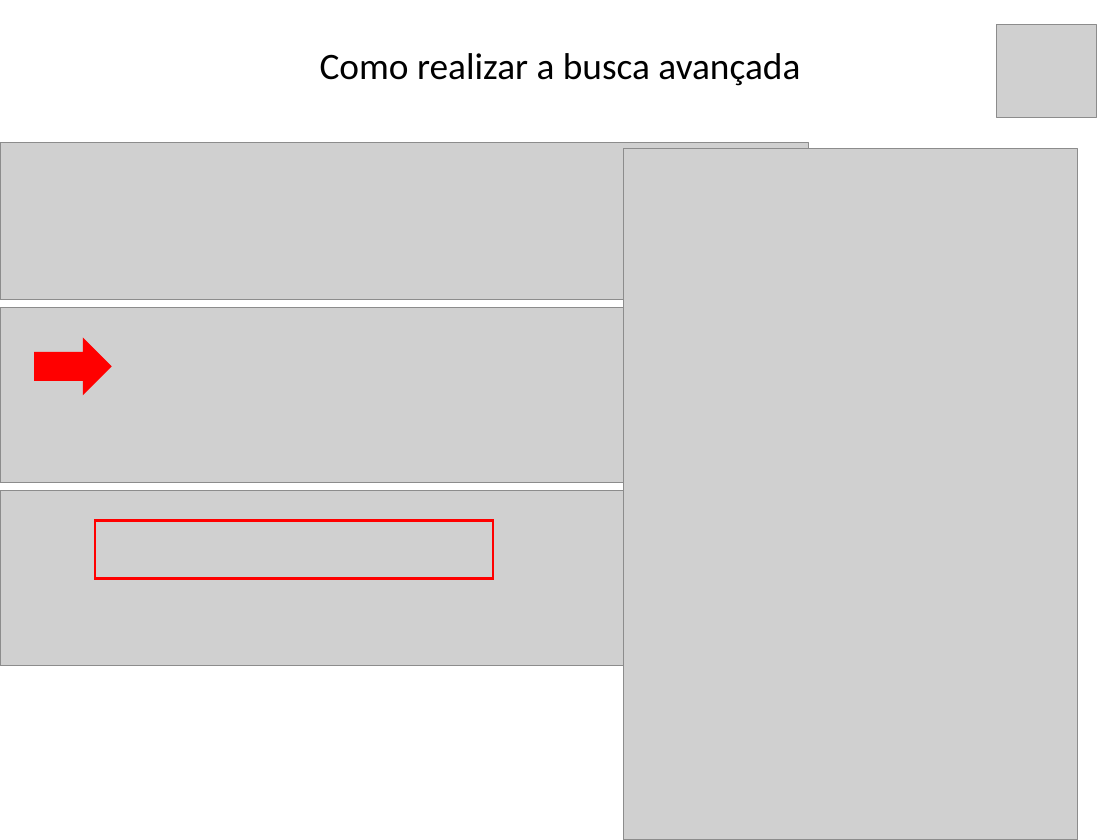
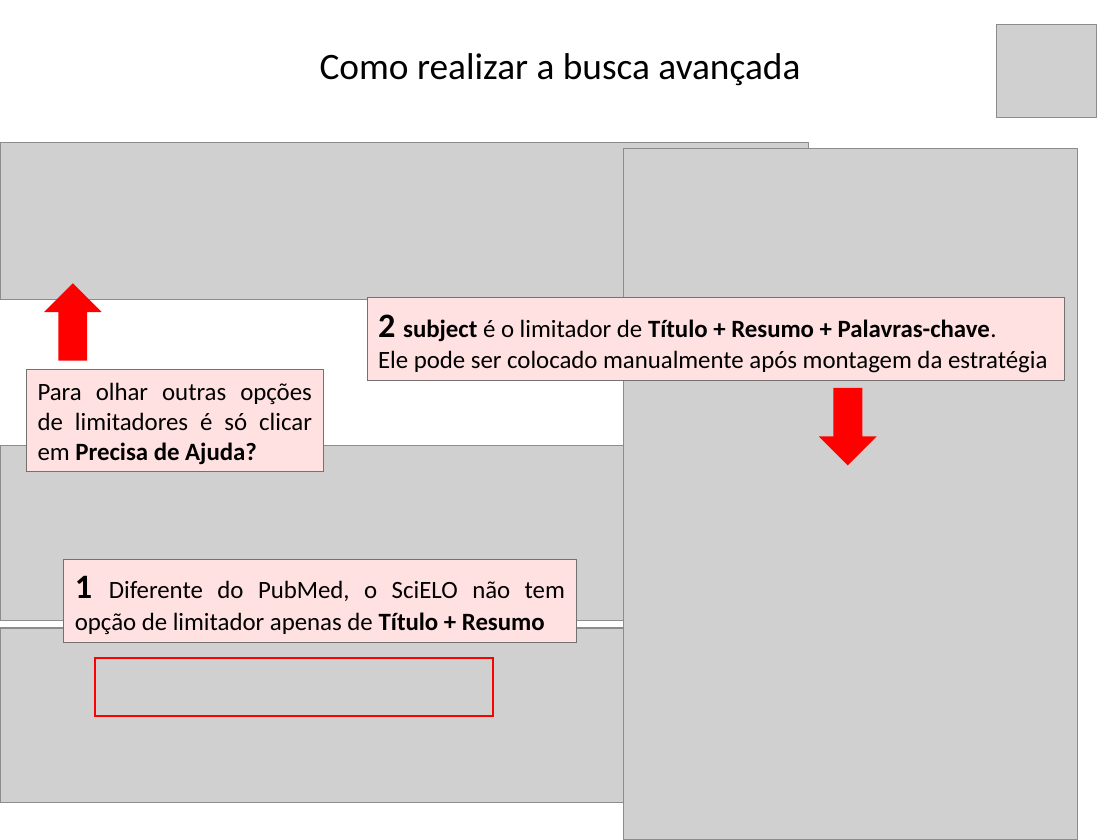
Before and after one commit to lpmor22/docs, a slide deck: slide 10 of slides/informatica_tcc.pptx (slide 11 before the commit). Drawn at 1120x840 pixels with LibreOffice and Linux fonts; fonts in the diff are those of the drawing; grey boxes stand for pictures. Boxes give left, top, right and bottom in pixels: in the first picture for what was removed or moved away, otherwise in the second. Text is boxed around its words. In the diff, an @@ line names an element or a change of style, - is before the commit and + after.

```diff
--- a/slides/informatica_tcc.pptx
+++ b/slides/informatica_tcc.pptx
@@ down arrow at box(44, 283, 102, 361): rotation 270 to 180 degrees @@
@@ rectangle added at box(367, 297, 1065, 380), fill #FFE1E1, outline #767171 0.75 pt, 16 pt, text #000000 @@
+2 subject é o limitador de Título + Resumo + Palavras-chave.
+Ele pode ser colocado manualmente após montagem da estratégia
@@ rectangle added at box(27, 370, 324, 472), fill #FFE1E1, outline #767171 0.75 pt, 16 pt, text #000000 @@
+Para olhar outras opções de limitadores é só clicar em Precisa de Ajuda?
@@ down arrow added at box(819, 388, 877, 465), fill #FF0000 @@
@@ picture: place and size @@
-picture at box(0, 308, 737, 483)
+picture at box(0, 446, 737, 620)
@@ rectangle added at box(64, 559, 577, 642), fill #FFE1E1, outline #767171 0.75 pt, 16 pt, text #000000 @@
+1 Diferente do PubMed, o SciELO não tem opção de limitador apenas de Título + Resumo
@@ picture: place and size @@
-picture at box(0, 491, 737, 665)
+picture at box(0, 628, 737, 803)
@@ rectangle: place and size @@
-rectangle at box(95, 521, 494, 579)
+rectangle at box(95, 659, 494, 717)
```
Also in this commit, not shown: 3 other slides changed, 1 slide added, 1 slide removed.
